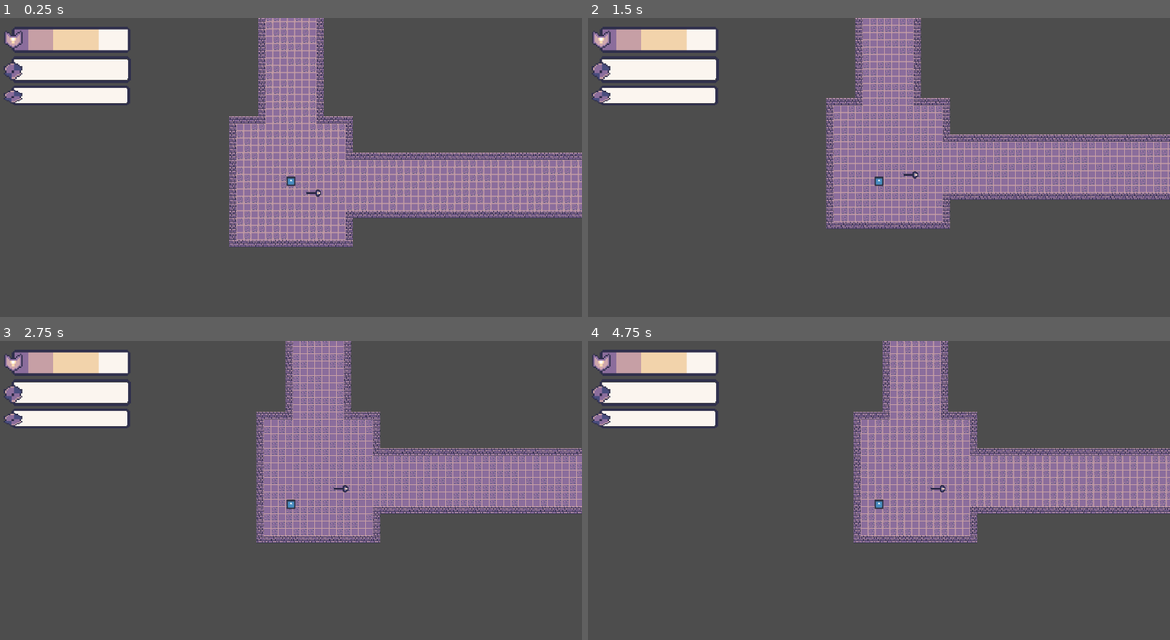
Above: before the commit, frames 1-4 (two rows, left to right).
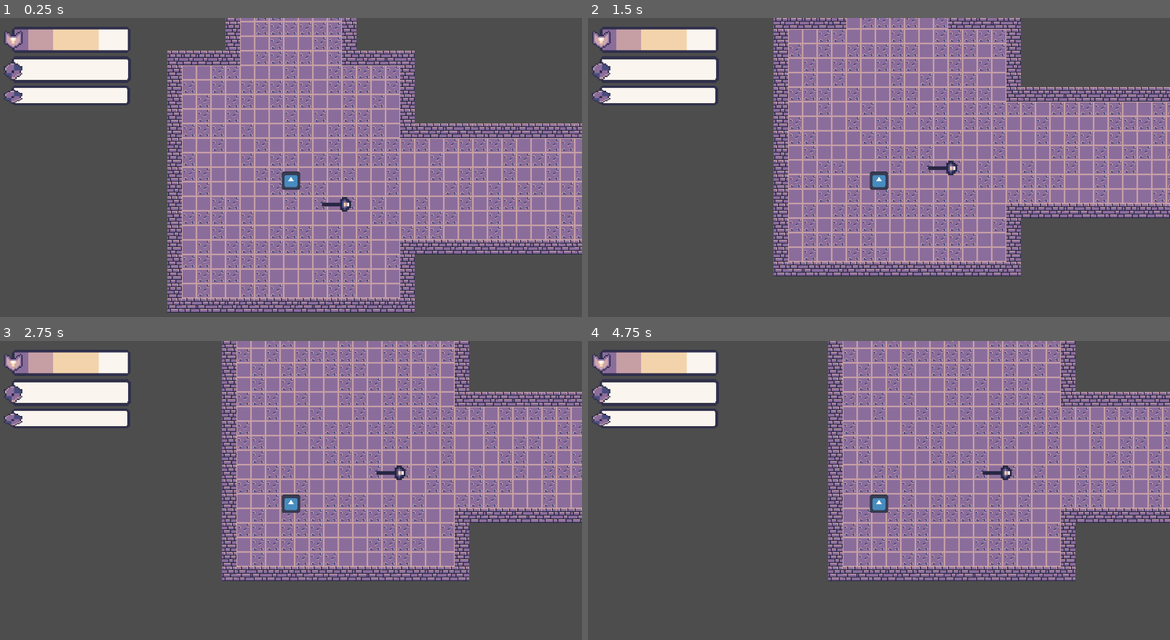
Above: after the commit, the same moments.

Repository: chabsseu/Stauffs-and-Magic
Game: Godot game, scene res://Scenes/Map/dungeon_generation.tscn
The game is run twice, just before and just after one commit, with the same random seed, the same clock (stepped at 60 frames per second) and the same inputs. This scene is started directly instead of the project's main scene. The engine's default icon, where the game draws it, is replaced by a stand-in: a white triangle on a blue panel in a dark square.
Inputs (mouse positions are in pixels of both pictures, inside the frame that each line leads up to):
- Up to frame 1 (0.25 s): no input
- Up to frame 2 (1.5 s): tap Enter at 0.5 s; move the mouse to (1007, 164) at 0.52 s; tap A (A) at 0.6 s; tap S (S) at 0.8, 1.35 s; tap Space at 1.25 s; move the mouse to (762, 197) at 1.27 s
- Up to frame 3 (2.75 s): tap A (A) at 1.55, 2.1 s; tap Enter at 2 s; move the mouse to (349, 433) at 2.02 s; tap S (S) at 2.3 s
- Up to frame 4 (4.75 s): tap Space at 2.75, 4.25 s; move the mouse to (849, 571) at 2.77 s; tap D (D) at 2.85 s; tap A (A) at 3.05, 4.55 s; tap Enter at 3.5 s; move the mouse to (1053, 553) at 3.52 s; tap S (S) at 3.6 s; move the mouse to (704, 454) at 4.27 s; tap W (W) at 4.35 s

The runs differ from the first frame. In frame 1, 41% of the frame differs, in the area x 28-100%, y 0-99%; in frame 2, 38%; in frame 3, 32%; in frame 4, 32%.

Commit message:
added a enemies in the dungeon

Diff:
--- a/Scenes/Map/dungeon_generation.tscn
+++ b/Scenes/Map/dungeon_generation.tscn
@@ -2,9 +2,12 @@
 
 [ext_resource type="Script" uid="uid://dsp08475xingl" path="res://Scripts/Map/dungeon_generation.gd" id="1_ngs3x"]
 [ext_resource type="Texture2D" uid="uid://blw7wkta0c20d" path="res://Assets/Tilemaps/Tilemap.png" id="2_eo2qp"]
+[ext_resource type="PackedScene" uid="uid://cb0kyqifl5o74" path="res://Scenes/Enemies/slime.tscn" id="2_q0kak"]
 [ext_resource type="PackedScene" uid="uid://c2xkrph0al5nw" path="res://Scenes/Player/player.tscn" id="3_i8072"]
+[ext_resource type="PackedScene" uid="uid://hokg0gi8ti1u" path="res://Scenes/Enemies/sloth.tscn" id="3_j7ugi"]
 [ext_resource type="PackedScene" uid="uid://bb8c2mi17642k" path="res://Scenes/Weapon/normal_staff.tscn" id="4_eo2qp"]
 [ext_resource type="PackedScene" uid="uid://vwhok55g8tdn" path="res://Scenes/Weapon/weapon_pickup.tscn" id="4_i8072"]
+[ext_resource type="PackedScene" uid="uid://ixiakydo7vts" path="res://Scenes/Enemies/spear_guy.tscn" id="4_vidkv"]
 
 [sub_resource type="TileSetAtlasSource" id="TileSetAtlasSource_qpfl8"]
 texture = ExtResource("2_eo2qp")
@@ -27,6 +30,7 @@
 tilemap = NodePath("TileMapLayer")
 player = NodePath("Player")
 weapon = NodePath("WeaponPickup")
+enemy_scenes = Array[PackedScene]([ExtResource("2_q0kak"), ExtResource("3_j7ugi"), ExtResource("4_vidkv")])
 
 [node name="TileMapLayer" type="TileMapLayer" parent="." unique_id=130257482]
 tile_set = SubResource("TileSet_43nnj")
--- a/Scenes/Player/player.tscn
+++ b/Scenes/Player/player.tscn
@@ -23,6 +23,7 @@
 shape = SubResource("RectangleShape2D_a3d8c")
 
 [node name="Camera2D" type="Camera2D" parent="." unique_id=959096284]
+zoom = Vector2(2, 2)
 
 [node name="Health&Armor" parent="." unique_id=1251041895 instance=ExtResource("4_mtuoh")]
 
--- a/Scripts/Map/dungeon_generation.gd
+++ b/Scripts/Map/dungeon_generation.gd
@@ -3,6 +3,8 @@
 @export var tilemap : TileMapLayer
 @export var player : CharacterBody2D
 @export var weapon : Node2D
+@export var enemy_scenes : Array[PackedScene]
+
 const DUNGEON_WIDTH = 800
 const DUNGEON_HEIGHT = 800
 const MIN_CORRIDOR_LENGTH = 18
@@ -251,6 +253,31 @@
 			dungeon_grid[pos.y][pos.x] = TileType.WALL
 
 # --------------------------------------------------
+# ENEMIES
+# --------------------------------------------------
+func spawn_enemies(rooms : Array[Rect2]):
+	# skip index 0 because that is the spawn room
+	for i in range(1, rooms.size()):
+		var room = rooms[i]
+
+		# difficulty scaling by room index
+		var enemy_count = randi_range(2, 4 + i)
+
+		for j in range(enemy_count):
+			if enemy_scenes.is_empty():
+				return
+
+			var enemy_scene = enemy_scenes[randi() % enemy_scenes.size()]
+			var enemy = enemy_scene.instantiate()
+
+			# random position inside room (avoid walls)
+			var x = randi_range(room.position.x + 2, room.end.x - 2)
+			var y = randi_range(room.position.y + 2, room.end.y - 2)
+
+			enemy.position = Vector2(x, y) * 16
+			add_child(enemy)
+
+# --------------------------------------------------
 # RENDER
 # --------------------------------------------------
 func render_dungeon():
@@ -278,6 +305,7 @@
 	add_walls()
 	render_dungeon()
 	weapon_place(rooms)
+	spawn_enemies(rooms)
 # --------------------------------------------------
 # Weapon
 # --------------------------------------------------
